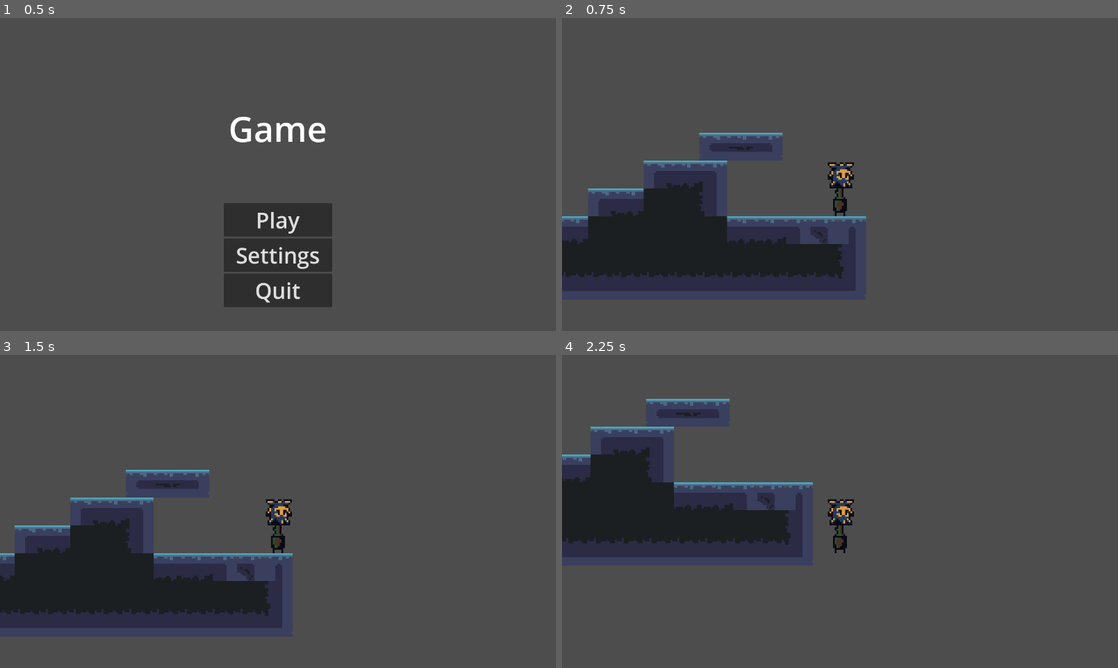
Above: before the commit, frames 1-4 (two rows, left to right).
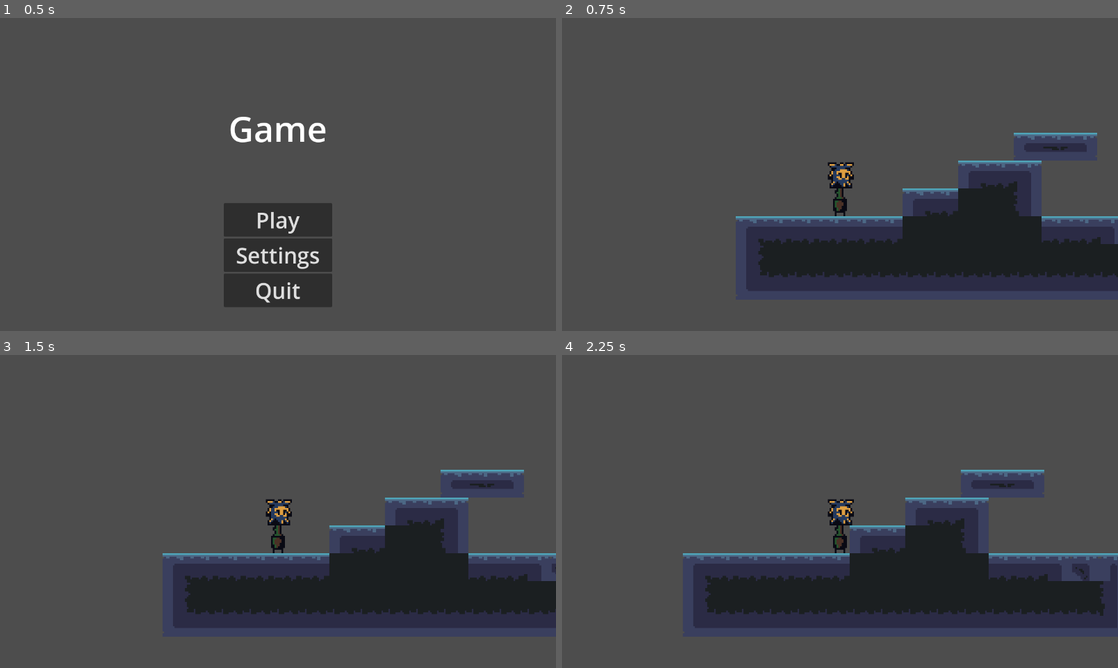
Above: after the commit, the same moments.

Repository: Artindi/Server-Wide-Game-Jam-1
Game: Godot game, scene res://scenes/screens/main_menu.tscn
Two runs of this game, one before a commit and one after it. Both use one fixed random seed, a clock stepped at 60 frames per second and the inputs below.
Inputs:
- Up to frame 1 (0.5 s): no input
- Up to frame 2 (0.75 s): click "Play" at 0.5 s
- Up to frame 3 (1.5 s): tap Enter at 1.25 s; hold D (Right) from 1.28 s (still down)
- Up to frame 4 (2.25 s): keep holding D (Right)

Frame 1 is identical in both runs. In frame 2, 26% of the frame differs, in the area x 0-100%, y 36-88%; in frame 3, 26%; in frame 4, 32%, in the area x 0-100%, y 14-88%.

Commit message:
Added a hop when breaking

Diff:
--- a/scenes/screens/temp_test.tscn
+++ b/scenes/screens/temp_test.tscn
@@ -6,7 +6,7 @@
 [node name="tempTest" type="Node2D"]
 
 [node name="Player" parent="." instance=ExtResource("1_7ckp8")]
-position = Vector2(225, 191)
+position = Vector2(44, 191)
 
 [node name="TileMap" parent="." instance=ExtResource("2_ihfpa")]
 layer_0/tile_data = PackedInt32Array(917505, 131073, 1, 917506, 131073, 1, 917507, 131073, 1, 917508, 131073, 1, 917509 …(1044 unchanged characters)…
--- a/scripts/player.gd
+++ b/scripts/player.gd
@@ -24,7 +24,6 @@
 	move_and_slide()
 
 func moveFeet(distance):
-
 	$FootCollision.position.y = distance * 16
 	pass
 
@@ -41,7 +40,6 @@
 
 func _on_growth_timer_timeout():
 	spawnSection()
-
 	pass # Replace with function body.
 
 
@@ -49,6 +47,6 @@
 func _on_break_feet_body_entered(body):
 	if body.name == "TileMap":
 		moveFeet($Sections.get_child_count())
-
+		velocity.y = -128
 		pass
 	pass # Replace with function body.
--- a/scripts/section.gd
+++ b/scripts/section.gd
@@ -13,4 +13,5 @@
 func _on_area_2d_body_entered(body):
 	if body.name == "TileMap":
 		player.moveFeet((position.y / 16) - 1)
+		player.velocity.y  = -128
 	pass # Replace with function body.
